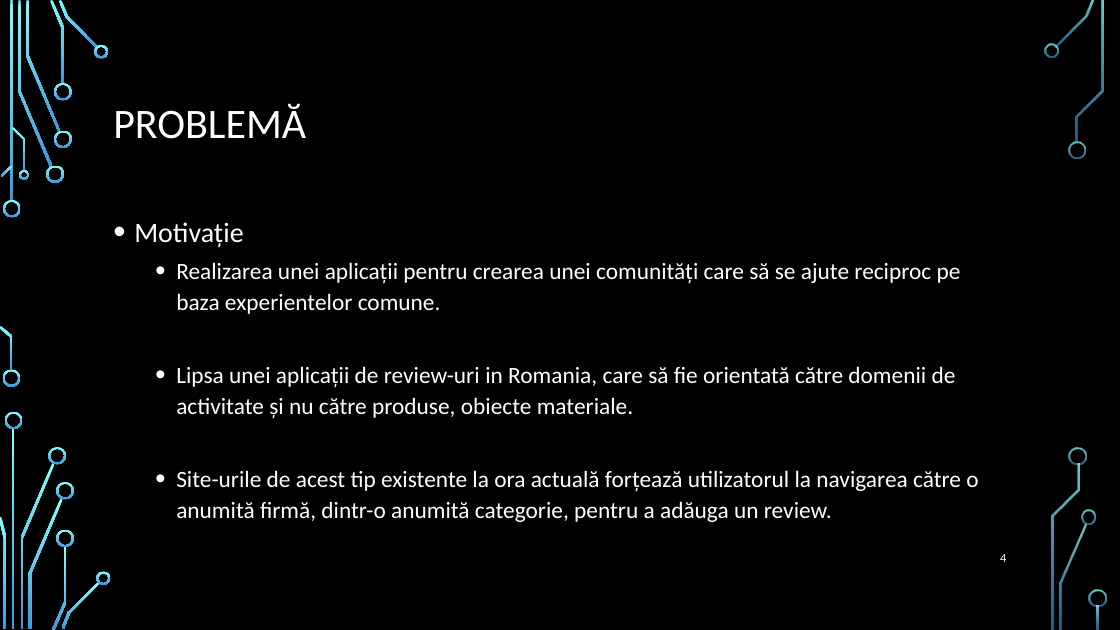
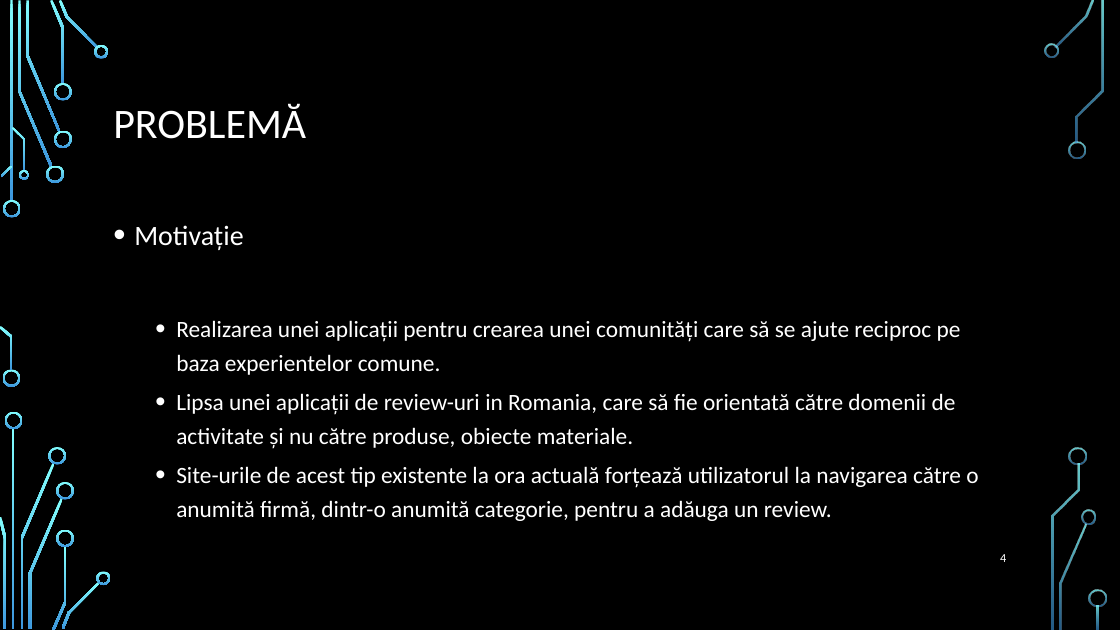
Before and after one commit to ddorian12/Licenta2018BazganDorian, a slide deck: slide 4 of ReviewFactsBest.pptx. Drawn at 1120x630 pixels with LibreOffice and Linux fonts; fonts in the diff are those of the drawing; background and template pictures are left out. Boxes give left, top, right and bottom in pixels: in the first picture for what was removed or moved away, otherwise in the second. Text is boxed around its words. In the diff, an @@ line names an element or a change of style, - is before the commit and + after.

```diff
--- a/ReviewFactsBest.pptx
+++ b/ReviewFactsBest.pptx
@@ text "Motivație" at (134,225,978,521): line spacing 1.1 to 1.2 @@
```
Also in this commit, not shown: 2 other slides changed.
